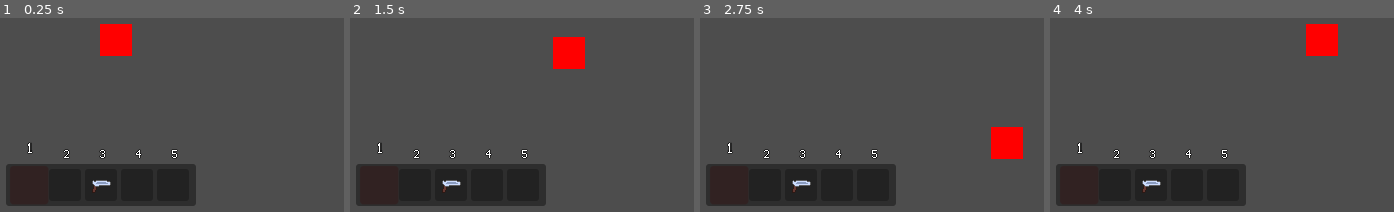
Above: before the commit, frames 1-4 (left to right).
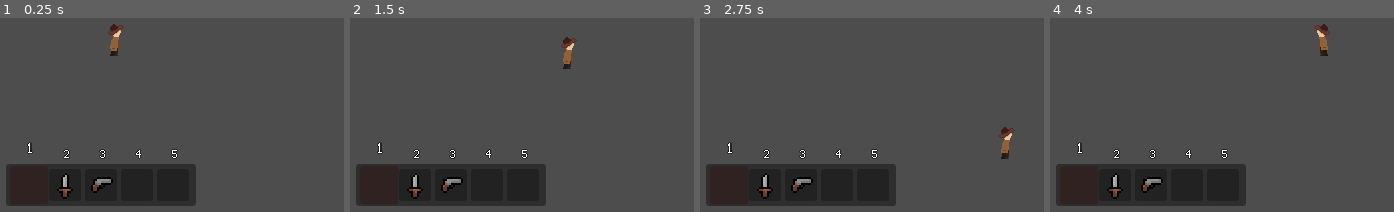
Above: after the commit, the same moments.

Repository: npkup/Wildjam-93
Game: Godot game, scene res://scenes/main.tscn
Two runs of this game, one before a commit and one after it. Both use one fixed random seed, a clock stepped at 60 frames per second and the inputs below.
Inputs (mouse positions are in pixels of both pictures, inside the frame that each line leads up to):
- Up to frame 1 (0.25 s): no input
- Up to frame 2 (1.5 s): move the mouse to (outside the picture) at 0.52 s; hold D (right) 0.53-1.28 s; move the mouse to (outside the picture) at 1.27 s; hold S (down) from 1.28 s (still down)
- Up to frame 3 (2.75 s): move the mouse to (outside the picture) at 2.02 s; release S (down) at 2.03 s; hold D (right) from 2.03 s (still down)
- Up to frame 4 (4 s): move the mouse to (1118, 105) at 2.77 s; release D (right) at 2.78 s; hold W (up) 2.78-3.53 s; move the mouse to (1342, 87) at 3.52 s; hold A (left) from 3.53 s (still down)

The runs differ from the first frame. In frame 1, 2.2% of the frame differs, in the area x 16-39%, y 3-94%; in frame 2, 2.2%; in frame 3, 2.2%; in frame 4, 2.2%.

Commit message:
Added player idle anim + new item textures

Diff:
--- a/scenes/hotbar_slot.tscn
+++ b/scenes/hotbar_slot.tscn
@@ -9,17 +9,16 @@
 script = ExtResource("1_4v6ba")
 
 [node name="TextureRect" type="TextureRect" parent="." unique_id=1524163317]
-custom_minimum_size = Vector2(24, 24)
+custom_minimum_size = Vector2(16, 16)
 layout_mode = 1
 anchors_preset = 15
 anchor_right = 1.0
 anchor_bottom = 1.0
-offset_left = 4.0
-offset_top = 4.0
-offset_right = -4.0
-offset_bottom = -4.0
+offset_right = -16.0
+offset_bottom = -16.0
 grow_horizontal = 2
 grow_vertical = 2
+scale = Vector2(2, 2)
 
 [node name="Label" type="Label" parent="." unique_id=1764918118]
 layout_mode = 0
--- a/scenes/player.tscn
+++ b/scenes/player.tscn
@@ -1,10 +1,75 @@
 [gd_scene format=3 uid="uid://be8qbmt0fe144"]
 
 [ext_resource type="Script" uid="uid://c3ubxpp10k6x6" path="res://scripts/player.gd" id="1_3vyb7"]
-[ext_resource type="Texture2D" uid="uid://b3dyurjvnull0" path="res://assets/sprites/items/pistol/pistol_inventory.png" id="2_g2els"]
+[ext_resource type="Texture2D" uid="uid://dkwab2xxlig2v" path="res://assets/sprites/player/detective.png" id="2_qhqgy"]
+[ext_resource type="Texture2D" uid="uid://d1j0tw275t7wp" path="res://assets/sprites/items/pistol/pistol.png" id="3_qhqgy"]
 
 [sub_resource type="RectangleShape2D" id="RectangleShape2D_sgp6g"]
 size = Vector2(32, 32)
+
+[sub_resource type="AtlasTexture" id="AtlasTexture_dqkch"]
+atlas = ExtResource("2_qhqgy")
+region = Rect2(0, 0, 32, 32)
+
+[sub_resource type="AtlasTexture" id="AtlasTexture_qlg0r"]
+atlas = ExtResource("2_qhqgy")
+region = Rect2(32, 0, 32, 32)
+
+[sub_resource type="AtlasTexture" id="AtlasTexture_tuyoq"]
+atlas = ExtResource("2_qhqgy")
+region = Rect2(64, 0, 32, 32)
+
+[sub_resource type="AtlasTexture" id="AtlasTexture_fjrip"]
+atlas = ExtResource("2_qhqgy")
+region = Rect2(96, 0, 32, 32)
+
+[sub_resource type="AtlasTexture" id="AtlasTexture_smehm"]
+atlas = ExtResource("2_qhqgy")
+region = Rect2(128, 0, 32, 32)
+
+[sub_resource type="AtlasTexture" id="AtlasTexture_ur7pv"]
+atlas = ExtResource("2_qhqgy")
+region = Rect2(160, 0, 32, 32)
+
+[sub_resource type="AtlasTexture" id="AtlasTexture_y4r1p"]
+atlas = ExtResource("2_qhqgy")
+region = Rect2(192, 0, 32, 32)
+
+[sub_resource type="AtlasTexture" id="AtlasTexture_d2wvv"]
+atlas = ExtResource("2_qhqgy")
+region = Rect2(224, 0, 32, 32)
+
+[sub_resource type="SpriteFrames" id="SpriteFrames_3v2ag"]
+animations = [{
+"frames": [{
+"duration": 1.0,
+"texture": SubResource("AtlasTexture_dqkch")
+}, {
+"duration": 1.0,
+"texture": SubResource("AtlasTexture_qlg0r")
+}, {
+"duration": 1.0,
+"texture": SubResource("AtlasTexture_tuyoq")
+}, {
+"duration": 1.0,
+"texture": SubResource("AtlasTexture_fjrip")
+}, {
+"duration": 1.0,
+"texture": SubResource("AtlasTexture_smehm")
+}, {
+"duration": 1.0,
+"texture": SubResource("AtlasTexture_ur7pv")
+}, {
+"duration": 1.0,
+"texture": SubResource("AtlasTexture_y4r1p")
+}, {
+"duration": 1.0,
+"texture": SubResource("AtlasTexture_d2wvv")
+}],
+"loop": true,
+"name": &"idle",
+"speed": 6.0
+}]
 
 [node name="player" type="CharacterBody2D" unique_id=2018141324]
 motion_mode = 1
@@ -13,12 +78,14 @@
 [node name="CollisionShape2D" type="CollisionShape2D" parent="." unique_id=1197017778]
 shape = SubResource("RectangleShape2D_sgp6g")
 
-[node name="Polygon2D" type="Polygon2D" parent="." unique_id=934871609]
-color = Color(1, 0, 0, 1)
-polygon = PackedVector2Array(-16, -16, 16, -16, 16, 16, -16, 16)
+[node name="AnimatedSprite2D" type="AnimatedSprite2D" parent="." unique_id=443527110]
+sprite_frames = SubResource("SpriteFrames_3v2ag")
+animation = &"idle"
+autoplay = "idle"
+frame_progress = 0.4151589
 
 [node name="Marker2D" type="Marker2D" parent="." unique_id=485629900]
 
 [node name="weapon" type="Sprite2D" parent="Marker2D" unique_id=1501774576]
-position = Vector2(26, 0)
-texture = ExtResource("2_g2els")
+position = Vector2(18, 0)
+texture = ExtResource("3_qhqgy")
--- a/scripts/main.gd
+++ b/scripts/main.gd
@@ -1,15 +1,17 @@
 extends Node2D
 
-enum items {EMPTY, PISTOL}
+enum items {EMPTY, PISTOL, DAGGER}
 
 var items_list_textures : Dictionary[items, Texture2D] = {
-	items.EMPTY  : preload("res://assets/sprites/items/pistol/empty.png"),
-	items.PISTOL : preload("res://assets/sprites/items/pistol/pistol_inventory.png")
+	items.EMPTY  : preload("res://assets/sprites/items/empty/empty.png"),
+	items.PISTOL : preload("res://assets/sprites/items/pistol/pistol.png"),
+	items.DAGGER : preload("res://assets/sprites/items/dagger/dager.png"),
 }
+
 
 var inventory_items : Dictionary[int, items] = {
 	1 : items.EMPTY,
-	2 : items.EMPTY,
+	2 : items.DAGGER,
 	3 : items.PISTOL,
 	4 : items.EMPTY,
 	5 : items.EMPTY
@@ -23,5 +25,5 @@
 
 
 # Called every frame. 'delta' is the elapsed time since the previous frame.
-func _process(delta: float) -> void:
+func _process(_delta: float) -> void:
 	focused_slot = clamp(focused_slot, 1, 5)
--- a/scripts/player.gd
+++ b/scripts/player.gd
@@ -14,6 +14,7 @@
 	var left_right_direction : float = Input.get_axis("left", "right")
 	if left_right_direction:
 		velocity.x = move_toward(velocity.x, MOVE_SPEED * left_right_direction, ACCELERATION * delta)
+		$AnimatedSprite2D.flip_h = !left_right_direction > 0
 	else:
 		velocity.x = move_toward(velocity.x, 0, DECELLERATION * delta)
 
Binary file added: assets/sprites/items/dagger/dager.png
Not shown, added: assets/sprites/items/dagger/dager.png.import
Renamed: assets/sprites/items/pistol/empty.png -> assets/sprites/items/empty/empty.png
Not shown, changed: assets/sprites/items/empty/empty.png.import
Binary file added: assets/sprites/items/pistol/pistol.png
Not shown, added: assets/sprites/items/pistol/pistol.png.import
Binary file removed: assets/sprites/items/pistol/pistol_inventory.png
Binary file added: assets/sprites/player/detective.png
Not shown, changed: assets/sprites/player/detective.png.import
